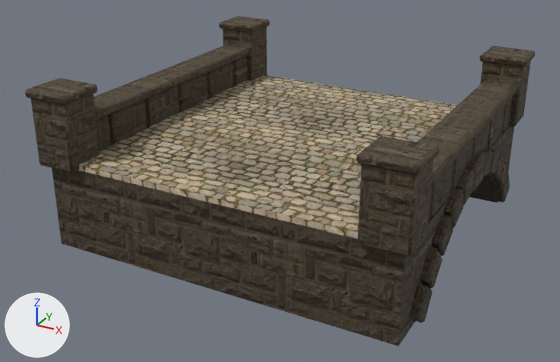
An edit to the Blender file art/arena/kit_world_bridge.blend, drawn before and after from the same camera.
The view is the same before and after, from a 50 mm lens placed at (5.97, -11.62, 4.81), pointed at (-0.2, -0.41, -0.8). The lights are fixed; the arrows at lower left show +X, +Y and +Z. The picture after the commit comes second.

The scene before the commit, as lines of its bpy script (objects in view):
```python
me_kit_bridge_body = bpy.data.meshes.new('kit_bridge_body')
me_kit_bridge_body.from_pydata(...)  # 46 vertices, 27 faces; spans x -3.1..3.1, y -3.0..3.0, z -1.6..0.0
me_kit_bridge_body.polygons.foreach_set('use_smooth', [True] * 27)
# faces by material slot: [21, 6]
me_kit_bridge_body.materials.append(mat_kit_stone)
me_kit_bridge_body.materials.append(mat_kit_cobble)
me_kit_bridge_parapet = bpy.data.meshes.new('kit_bridge_parapet')
me_kit_bridge_parapet.from_pydata(...)  # 528 vertices, 572 faces; spans x -3.27..3.27, y -3.22..3.22, z -0.1..1.21
me_kit_bridge_parapet.polygons.foreach_set('use_smooth', [True] * 572)
me_kit_bridge_parapet.materials.append(mat_kit_stone)
me_kit_bridge_ring = bpy.data.meshes.new('kit_bridge_ring')
me_kit_bridge_ring.from_pydata(...)  # 528 vertices, 572 faces; spans x -3.24..3.24, y -2.63..2.63, z -1.57..0.17
me_kit_bridge_ring.polygons.foreach_set('use_smooth', [True] * 572)
me_kit_bridge_ring.materials.append(mat_kit_stone)
ob_kit_bridge_body = bpy.data.objects.new('kit_bridge_body', me_kit_bridge_body)
ob_kit_bridge_body.location = (0.0, 0.0, 0.0)
ob_kit_bridge_parapet = bpy.data.objects.new('kit_bridge_parapet', me_kit_bridge_parapet)
ob_kit_bridge_parapet.location = (0.0, 0.0, 0.0)
ob_kit_bridge_ring = bpy.data.objects.new('kit_bridge_ring', me_kit_bridge_ring)
ob_kit_bridge_ring.location = (0.0, 0.0, 0.0)
```
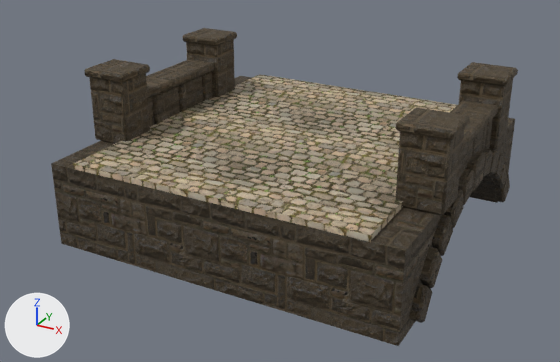
Pixel boxes [x1, y1, x2, y2] of what changed, in the pictures (560 x 362 px; the box of a moved part takes in the faces that stretch with it):
'kit_bridge_parapet', reshaped (15% narrower, 22% shorter): before [25, 16, 535, 257]; after [84, 28, 518, 215]
part 1 of me_kit_bridge_parapet, moved or reshaped: before [207, 62, 234, 99]; after [201, 71, 213, 101]
part 2 of me_kit_bridge_parapet, moved or reshaped: before [145, 86, 179, 128]; after [152, 86, 180, 125]
part 3 of me_kit_bridge_parapet, moved or reshaped (mostly hidden afterwards): before [108, 100, 147, 145]; after [148, 97, 154, 127]
part 4 of me_kit_bridge_parapet, moved or reshaped: before [94, 45, 249, 121]; after [146, 59, 214, 98]
part 5 of me_kit_bridge_parapet, moved or reshaped: before [223, 27, 267, 81]; after [186, 39, 235, 97]
part 6 of me_kit_bridge_parapet, moved or reshaped: before [219, 16, 270, 32]; after [182, 28, 237, 46]
part 7 of me_kit_bridge_parapet, moved or reshaped: before [31, 94, 99, 173]; after [89, 74, 150, 144]
part 8 of me_kit_bridge_parapet, moved or reshaped: before [25, 78, 98, 105]; after [84, 59, 150, 83]
part 9 of me_kit_bridge_parapet, moved or reshaped (mostly hidden afterwards): before [487, 105, 505, 149]; after [484, 118, 493, 150]
part 10 of me_kit_bridge_parapet, moved or reshaped: before [452, 140, 473, 189]; after [459, 139, 474, 178]
part 11 of me_kit_bridge_parapet, moved or reshaped (not visible afterwards): before [429, 161, 454, 218]
part 12 of me_kit_bridge_parapet, moved or reshaped: before [418, 81, 517, 185]; after [450, 100, 498, 151]
part 13 of me_kit_bridge_parapet, moved or reshaped: before [480, 61, 531, 127]; after [459, 79, 513, 150]
part 14 of me_kit_bridge_parapet, moved or reshaped: before [480, 46, 535, 67]; after [457, 62, 518, 86]
part 15 of me_kit_bridge_parapet, moved or reshaped: before [358, 160, 433, 257]; after [396, 129, 464, 215]
part 16 of me_kit_bridge_parapet, moved or reshaped: before [356, 136, 439, 175]; after [396, 107, 470, 140]
part 17 of me_kit_bridge_parapet, deleted: before [233, 56, 247, 86]
part 18 of me_kit_bridge_parapet, deleted (mostly hidden): before [502, 98, 512, 132]
part 19 of me_kit_bridge_parapet, deleted: before [96, 116, 111, 151]

Diff of the bpy script that builds the scene:
```diff
--- a/art/arena/kit_world_bridge.blend.py
+++ b/art/arena/kit_world_bridge.blend.py
@@ me_kit_bridge_parapet @@
 # used by ob_kit_bridge_parapet; location = (0.0, 0.0, 0.0)
-me_kit_bridge_parapet.from_pydata(...)  # 528 vertices, 572 faces; spans x -3.27..3.27, y -3.22..3.22, z -0.1..1.21
+me_kit_bridge_parapet.from_pydata(...)  # 432 vertices, 468 faces; spans x -3.27..3.27, y -1.85..1.85, z -0.1..1.21
+# me_kit_bridge_parapet part 1: the loose piece of 24 vertices spanning x -3.1..-2.6, y 1.03..1.97, z -0.1..0.55 is scaled about the mesh origin by (1, 0.799, 1)
+# me_kit_bridge_parapet part 2: the loose piece of 24 vertices spanning x -3.1..-2.6, y -0.97..-0.03, z -0.1..0.55 is scaled about the mesh origin by (1, 0.799, 1)
+# me_kit_bridge_parapet part 3: the loose piece of 24 vertices spanning x -3.1..-2.6, y -1.97..-1.03, z -0.1..0.55 is scaled about the mesh origin by (1, 0.799, 1)
+# me_kit_bridge_parapet part 4: the loose piece of 24 vertices spanning x -3.17..-2.53, y -3.05..3.05, z 0.56..0.72 is scaled about its middle by (1, 0.554, 1)
+# me_kit_bridge_parapet part 5: the loose piece of 24 vertices spanning x -3.22..-2.48, y 2.47..3.17, z -0.1..1.1 is moved by (0.0, -1.37, 0.0)
+# me_kit_bridge_parapet part 6: the loose piece of 24 vertices spanning x -3.27..-2.43, y 2.42..3.22, z 1.07..1.21 is moved by (0.0, -1.37, 0.0)
+# me_kit_bridge_parapet part 7: the loose piece of 24 vertices spanning x -3.22..-2.48, y -3.17..-2.47, z -0.1..1.1 is moved by (0.0, 1.37, 0.0)
+# me_kit_bridge_parapet part 8: the loose piece of 24 vertices spanning x -3.27..-2.43, y -3.22..-2.42, z 1.07..1.21 is moved by (0.0, 1.37, 0.0)
+# me_kit_bridge_parapet part 9: the loose piece of 24 vertices spanning x 2.6..3.1, y 1.03..1.97, z -0.1..0.55 is scaled about the mesh origin by (1, 0.799, 1)
+# me_kit_bridge_parapet part 10: the loose piece of 24 vertices spanning x 2.6..3.1, y -0.97..-0.03, z -0.1..0.55 is scaled about the mesh origin by (1, 0.799, 1)
+# me_kit_bridge_parapet part 11: the loose piece of 24 vertices spanning x 2.6..3.1, y -1.97..-1.03, z -0.1..0.55 is scaled about the mesh origin by (1, 0.799, 1)
+# me_kit_bridge_parapet part 12: the loose piece of 24 vertices spanning x 2.53..3.17, y -3.05..3.05, z 0.56..0.72 is scaled about its middle by (1, 0.554, 1)
+# me_kit_bridge_parapet part 13: the loose piece of 24 vertices spanning x 2.48..3.22, y 2.47..3.17, z -0.1..1.1 is moved by (0.0, -1.37, 0.0)
+# me_kit_bridge_parapet part 14: the loose piece of 24 vertices spanning x 2.43..3.27, y 2.42..3.22, z 1.07..1.21 is moved by (0.0, -1.37, 0.0)
+# me_kit_bridge_parapet part 15: the loose piece of 24 vertices spanning x 2.48..3.22, y -3.17..-2.47, z -0.1..1.1 is moved by (0.0, 1.37, 0.0)
+# me_kit_bridge_parapet part 16: the loose piece of 24 vertices spanning x 2.43..3.27, y -3.22..-2.42, z 1.07..1.21 is moved by (0.0, 1.37, 0.0)
+# me_kit_bridge_parapet part 17: the loose piece of 24 vertices spanning x -3.1..-2.6, y 2.03..2.97, z -0.1..0.55 is deleted
+# me_kit_bridge_parapet part 18: the loose piece of 24 vertices spanning x 2.6..3.1, y 2.03..2.97, z -0.1..0.55 is deleted
+# me_kit_bridge_parapet part 19: the loose piece of 24 vertices spanning x -3.1..-2.6, y -2.97..-2.03, z -0.1..0.55 is deleted
+# other edits to the shape of me_kit_bridge_parapet do not show in these pictures
 me_kit_bridge_parapet.materials.append(mat_kit_stone)
```
